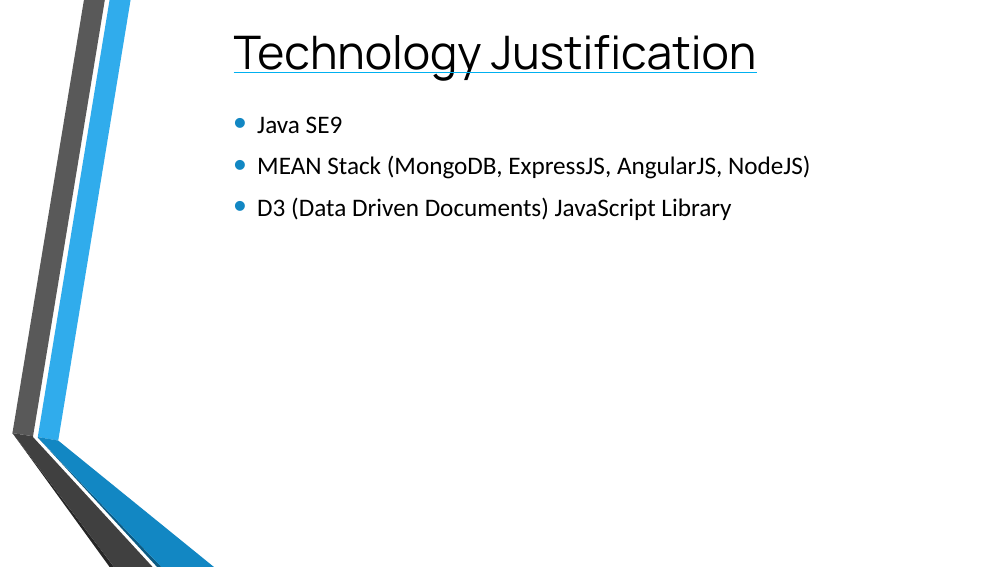
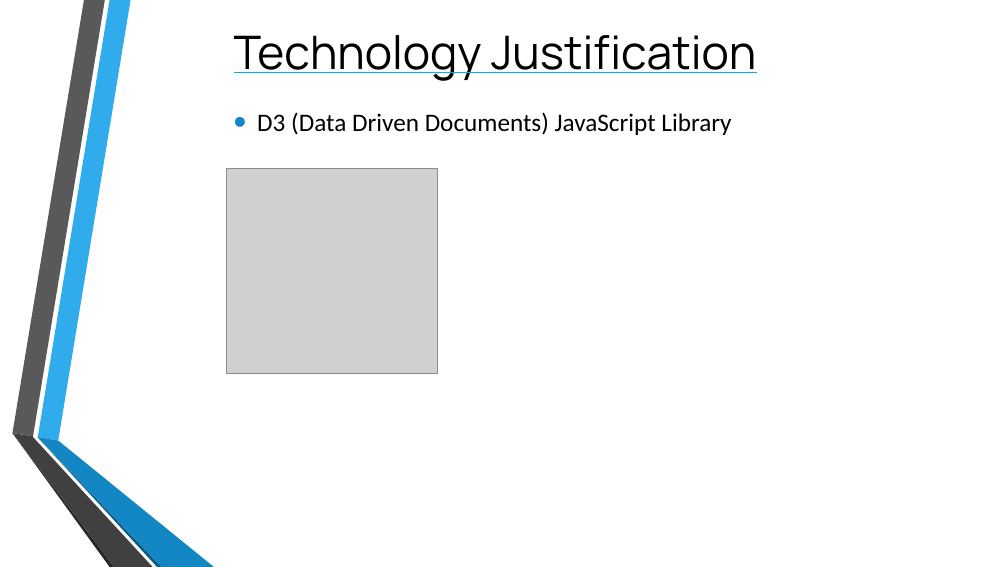
Before and after one commit to TomPlum/major-project, a slide deck: slide 5 of Assessed Work/CPU6001 - Project Viva Presentation.pptx (slide 3 before the commit). Drawn at 1008x567 pixels with LibreOffice and Linux fonts; fonts in the diff are those of the drawing; grey boxes stand for pictures; background and template pictures are left out. Boxes give left, top, right and bottom in pixels: in the first picture for what was removed or moved away, otherwise in the second. Text is boxed around its words. In the diff, an @@ line names an element or a change of style, - is before the commit and + after.

```diff
--- a/Assessed Work/CPU6001 - Project Viva Presentation.pptx
+++ b/Assessed Work/CPU6001 - Project Viva Presentation.pptx
@@ text at box(257, 116, 811, 179): paragraphs removed @@
-• Java SE9
-• MEAN Stack (MongoDB, ExpressJS, AngularJS, NodeJS)
@@ picture added at box(226, 169, 437, 374) @@
```
Also in this commit, not shown: 4 other slides changed, 3 slides added, 28 other files.
